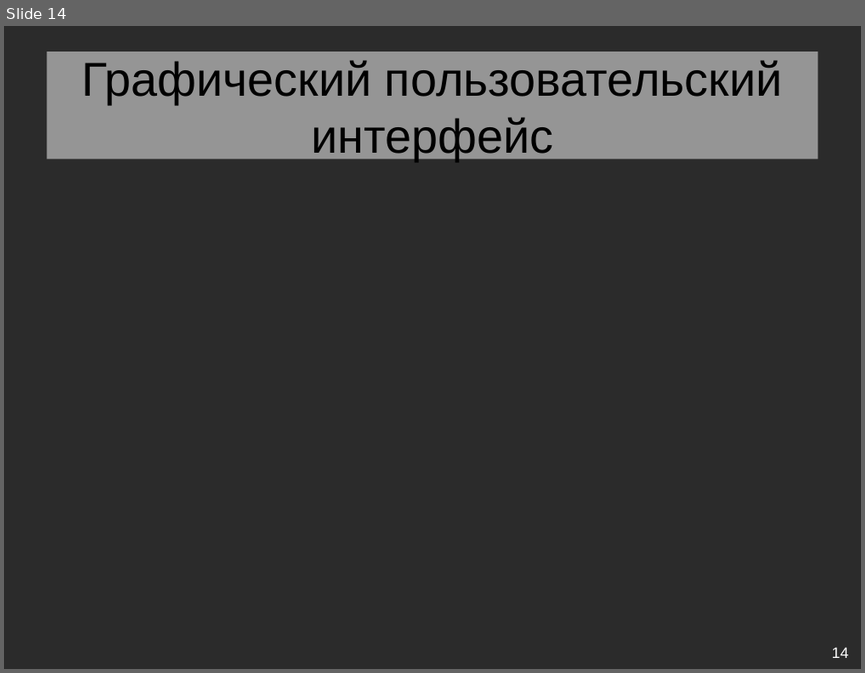
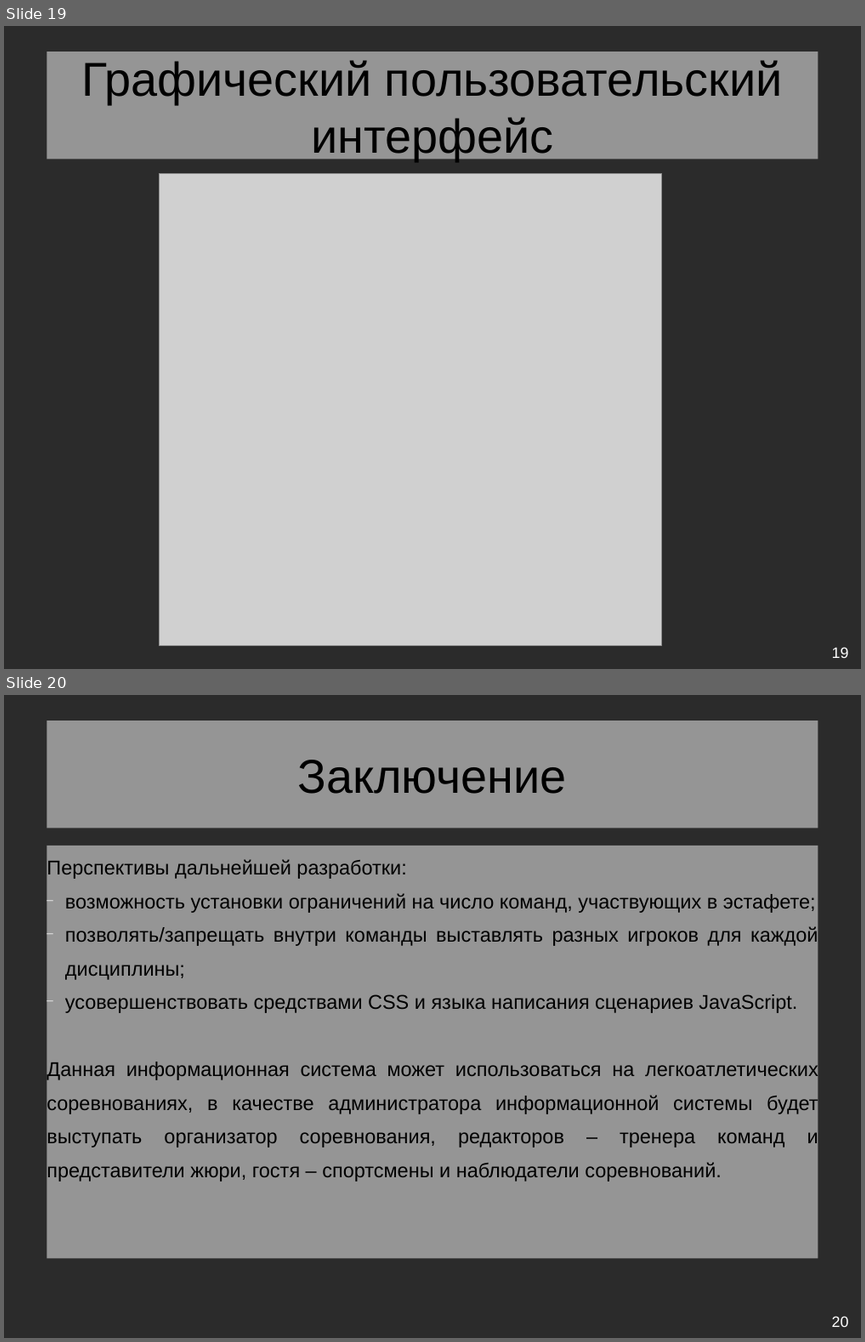
Before and after one commit to eldarian-1/pstu, a slide deck: БД/Course/Презентация курсового проекта.odp. Shown one above the other, each under a label of ours: slide 14 before the commit, slides 19 and 20 after it. The pictures are 865x673 and 865x1342 pixels, drawn with LibreOffice and Linux fonts; fonts in the diff are those of the drawing; grey boxes stand for pictures; background and template pictures are left out; a plain dark background stands for a picture behind light text. Boxes give left, top, right and bottom in pixels: in the first picture for what was removed or moved away, otherwise in the second. Text is boxed around its words. In the diff, an @@ line names an element or a change of style, - is before the commit and + after.

```diff
--- a/БД/Course/Презентация курсового проекта.odp
+++ b/БД/Course/Презентация курсового проекта.odp
@@ slide 20 added at (x1=4, y1=695, x2=861, y2=1338), background picture (left out) @@
@@ title added at (x1=46, y1=721, x2=818, y2=828), fill #FFFFFF at 50% opacity, 44 pt, text #000000 @@
+Заключение
@@ text added at (x1=46, y1=845, x2=818, y2=1258), fill #FFFFFF at 50% opacity, 18.5 pt, text #000000 @@
+Перспективы дальнейшей разработки:
+─ возможность установки ограничений на число команд, участвующих в эстафете;
+─ позволять/запрещать внутри команды выставлять разных игроков для каждой дисциплины;
+─ усовершенствовать средствами CSS и языка написания сценариев JavaScript.
+Данная информационная система может использоваться на легкоатлетических соревнованиях, в качестве администратора информационной системы будет выступать организатор соревнования, редакторов – тренера команд и представители жюри, гостя – спортсмены и наблюдатели соревнований.
@@ page number added at (x1=832, y1=1315, x2=849, y2=1327), 14 pt, text #FFFFFF @@
+20
@@ what was slide 14 is now slide 19 @@
@@ slide 19 changed as well @@
@@ picture added at (x1=160, y1=174, x2=663, y2=645) @@
@@ page number at (x1=832, y1=646, x2=849, y2=658): text changed @@
-14
+19
```
Also in this commit, not shown: 8 other slides changed, 9 other slides added, 7 slides removed, 4 other files.
